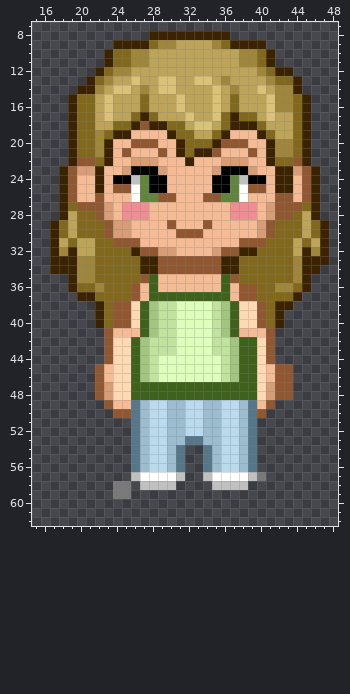
A pixel-art sprite gets an edit: assets/player/player_stand/player_stand1.png. The picture above is the old version.
The file is 64x64 pixels. Shown: x 15..48, y 7..62.
The result:
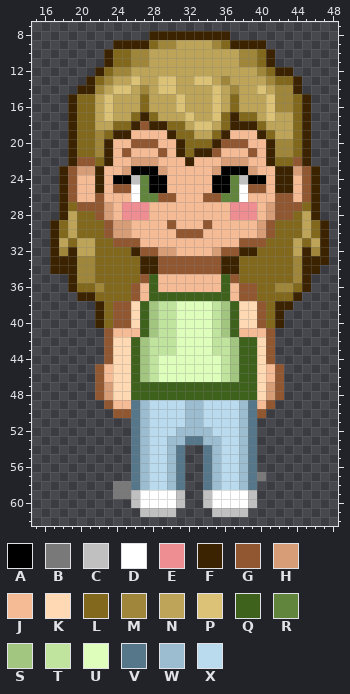
Palette (. is transparent): A #000000  B #797979  C #c0c0c0  D #ffffff  E #ee8e92  F #3b2200  G #915731  H #d79d77  J #f5bb95  K #ffd9b3  L #81681d  M #9f863b  N #bda459  P #dbc277  Q #3e611c  R #61853d  S #a2c580  T #c0e39e  U #deffbc  V #567789  W #9cbdcf  X #badbed
Edits made:
y 45..48: x 43 G -> .
y 49..51: x 30..35 WWXXWW -> XXWWXX
y 52: x 30 W -> X; x 32..33 XX -> WW; x 35 W -> X
y 57: x 26..31 CDDDDC -> VWXXWV; x 34..39 CDDDDC -> VWXXWV
y 58: x 26..31 .CCCC. -> VWXXWV; x 34..39 .CCCC. -> VWXXWV
y 59..60: x 26..31 ...... -> CDDDDC; x 34..39 ...... -> CDDDDC
y 61: x 27..30 .... -> CCCC; x 35..38 .... -> CCCC
Changed places in both pictures, as pixel boxes (x1, y1, x2, y2):
erased: (284, 364, 293, 400)
changed: (131, 400, 257, 517)
